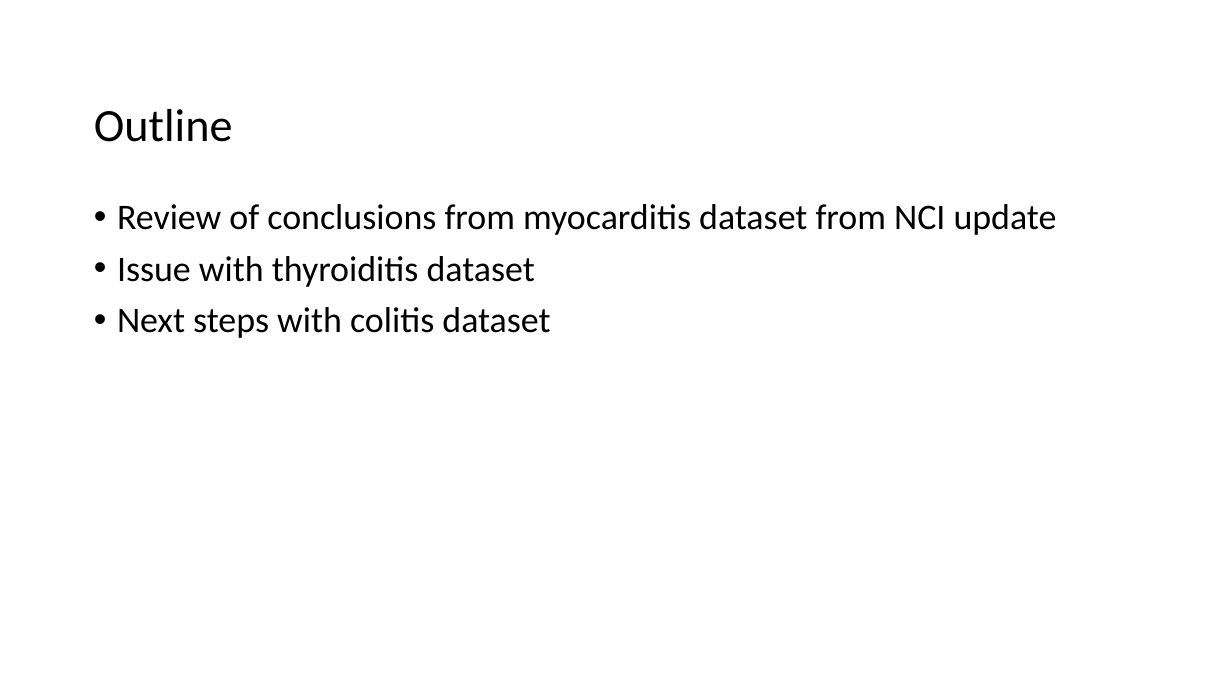
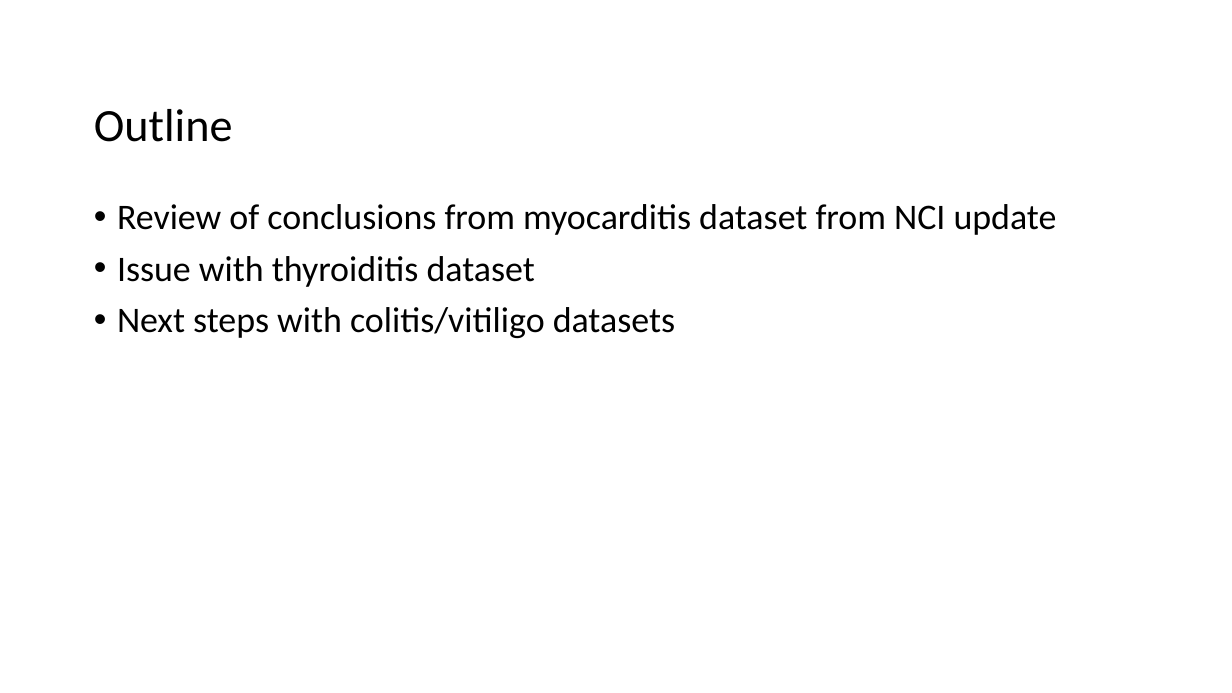
Before and after one commit to tybottorff/bottorffdocs, a slide deck: slide 2 of linsley_postdoc/presentations/weekly_meetings/12_14_23.pptx. Drawn at 1232x693 pixels with LibreOffice and Linux fonts; fonts in the diff are those of the drawing. Boxes give left, top, right and bottom in pixels: in the first picture for what was removed or moved away, otherwise in the second. Text is boxed around its words. In the diff, an @@ line names an element or a change of style, - is before the commit and + after.

```diff
--- a/linsley_postdoc/presentations/weekly_meetings/12_14_23.pptx
+++ b/linsley_postdoc/presentations/weekly_meetings/12_14_23.pptx
@@ text at [117,307,675,338]: text changed @@
-• Next steps with colitis dataset
+• Next steps with colitis/vitiligo datasets
```
Also in this commit, not shown: 3 other slides changed, 1 slide added, 1 other file.
